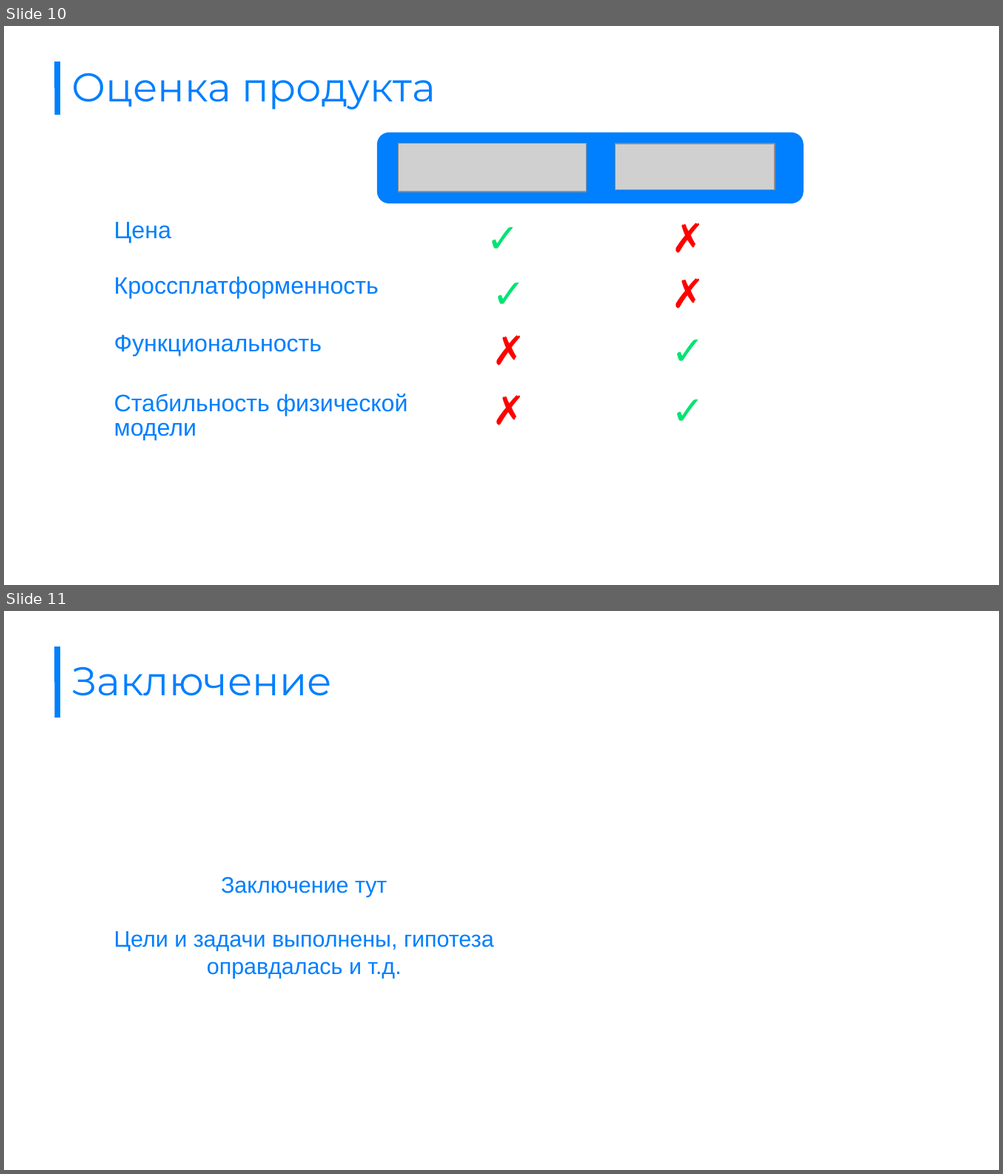
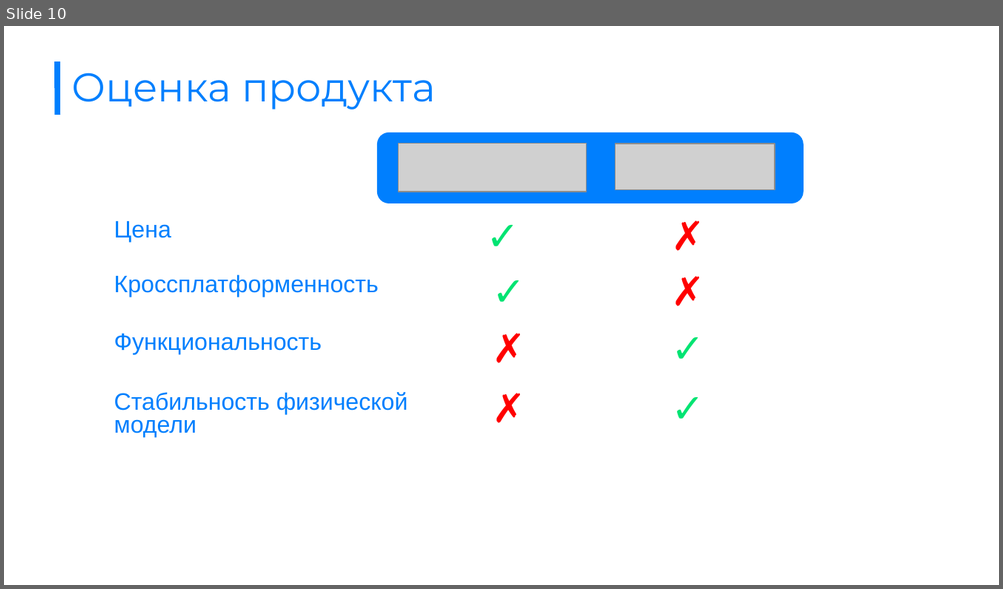
Before and after one commit to BendySonic/lampotory, a slide deck: documentation/22_01/Презентация (сложный-97).ppt. Shown one above the other, each under a label of ours: slides 10 and 11 before the commit, slide 10 after it. The pictures are 1003x1174 and 1003x589 pixels, drawn with LibreOffice and Linux fonts; fonts in the diff are those of the drawing; grey boxes stand for pictures; background and template pictures are left out. Boxes give left, top, right and bottom in pixels: in the first picture for what was removed or moved away, otherwise in the second. Text is boxed around its words. In the diff, an @@ line names an element or a change of style, - is before the commit and + after.

```diff
--- a/documentation/22_01/Презентация (сложный-97).ppt
+++ b/documentation/22_01/Презентация (сложный-97).ppt
@@ slide 11 removed at (4, 611, 999, 1170), background picture (left out) @@
@@ line removed from (57, 647) to (57, 718) @@
@@ text removed at (71, 667, 332, 696) @@
-Заключение
@@ text removed at (114, 877, 494, 978) @@
-Заключение тут
-Цели и задачи выполнены, гипотеза оправдалась и т.д.
@@ slide 10 changed as well @@
@@ table at (111, 141, 751, 462) @@
@@ line spacing 0.93 to 0.87 @@
@@ borders changed @@
```
Also in this commit, not shown: 3 other slides changed, 1 slide added, 3 other files.
